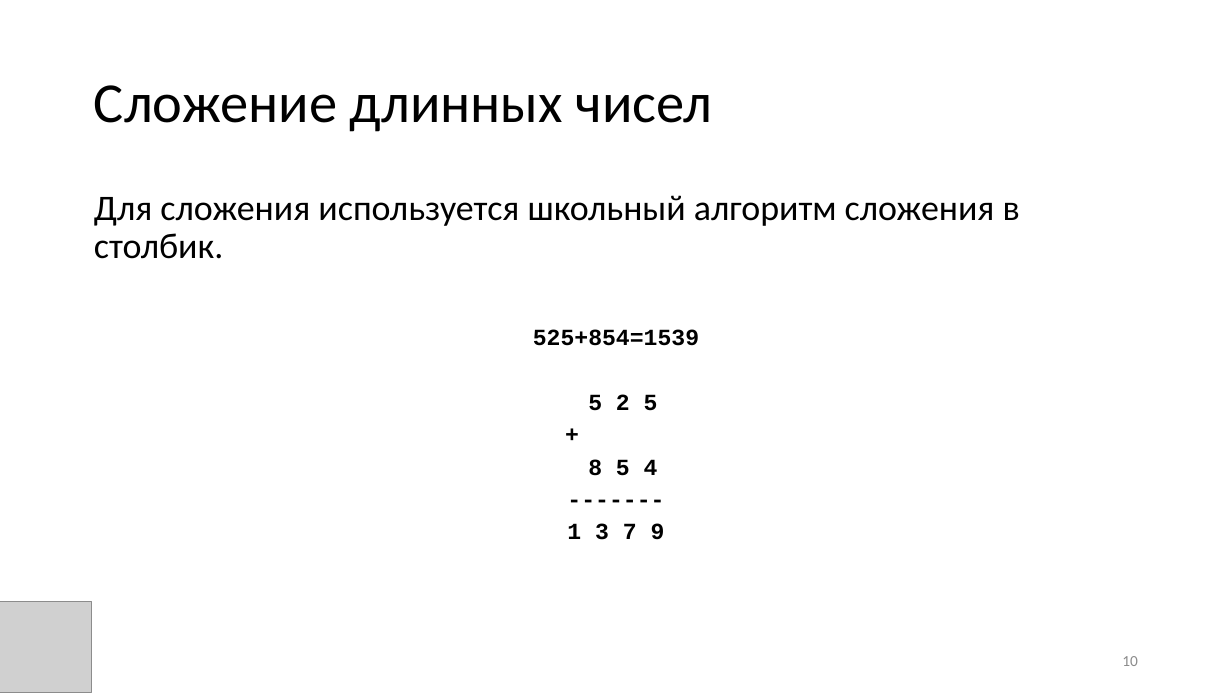
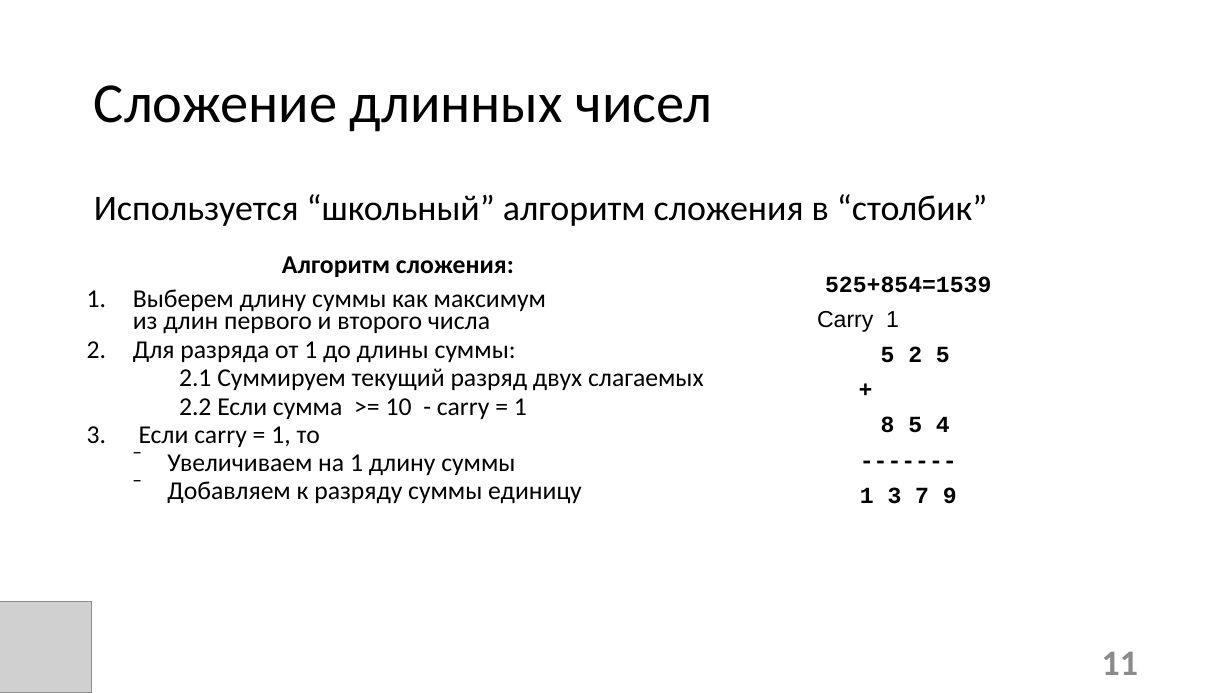
Before and after one commit to candyliving/fefu_long_arithmetic, a slide deck: slide 11 of Эффективная длинная арифметика.pptx (slide 10 before the commit). Drawn at 1232x693 pixels with LibreOffice and Linux fonts; fonts in the diff are those of the drawing; grey boxes stand for pictures. Boxes give left, top, right and bottom in pixels: in the first picture for what was removed or moved away, otherwise in the second. Text is boxed around its words. In the diff, an @@ line names an element or a change of style, - is before the commit and + after.

```diff
--- a/Эффективная длинная арифметика.pptx
+++ b/Эффективная длинная арифметика.pptx
@@ text at [94, 194, 987, 226]: text changed @@
-Для сложения используется школьный алгоритм сложения в столбик.
-525+854=1539
-5 2 5
-+
-8 5 4
--------
-1 3 7 9
+Используется “школьный” алгоритм сложения в “столбик”
@@ text added at [133, 256, 704, 504], 20 pt, text #000000 @@
+Алгоритм сложения:
+1. Выберем длину суммы как максимум
+   из длин первого и второго числа
+2. Для разряда от 1 до длины суммы:
+    2.1 Суммируем текущий разряд двух слагаемых
+    2.2 Если сумма >= 10 - carry = 1
+3. Если carry = 1, то
+  ⁻ Увеличиваем на 1 длину суммы
+  ⁻ Добавляем к разряду суммы единицу
@@ text added at [817, 276, 991, 504], 18 pt, text #000000, bold @@
+525+854=1539
+Carry 1
+5 2 5
++
+8 5 4
+-------
+1 3 7 9
@@ page number at [1102, 651, 1138, 675]: text changed; size 12 to 28 pt; bold on @@
-10
+11
```
Also in this commit, not shown: 10 other slides changed, 8 slides added, 1 other file.
